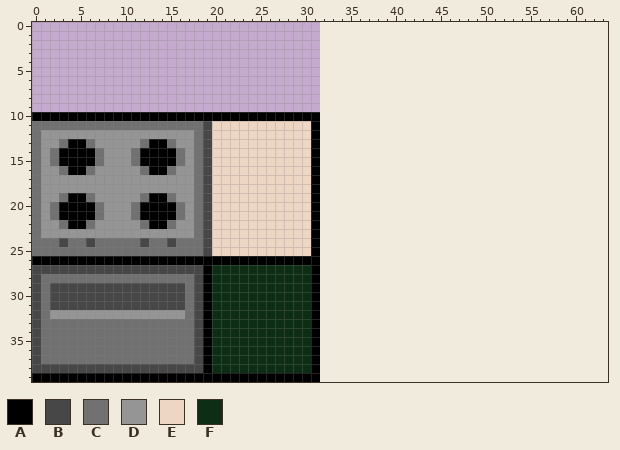
Pixel-art sprite, stored at assets/World/Home/Home_Kitchen_Appliances.png. That is the earlier state.
The file is 32x40 pixels. The old version is drawn lined up with the new one, on the new canvas.
Palette (. is transparent): A #000000  B #474747  C #717171  D #959595  E #eed6c5  F #0d2d14
Pixels before (only the part around the change), first column x 29:
 5 ...................................
 6 ...................................
 7 ...................................
 8 ...................................
 9 ...................................
10 AAA................................
11 EEA................................
12 EEA................................
13 EEA................................
14 EEA................................
15 EEA................................
16 EEA................................
17 EEA................................
18 EEA................................
19 EEA................................
20 EEA................................
21 EEA................................
22 EEA................................
23 EEA................................
24 EEA................................
25 EEA................................
26 AAA................................
27 FFA................................
28 FFA................................
29 FFA................................
30 FFA................................
31 FFA................................
32 FFA................................
33 FFA................................
34 FFA................................
35 FFA................................
36 FFA................................
37 FFA................................
38 FFA................................
39 AAA................................
The result:
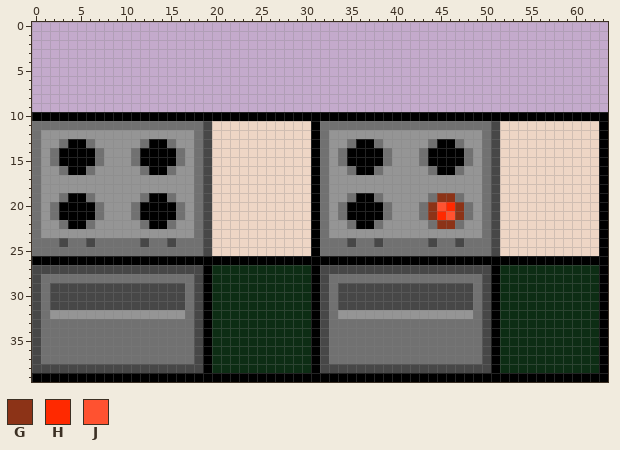
Colours new in this view: G #8c3317  H #ff2900  J #ff5230
Difference:
canvas 32x40 -> 64x40
y 10: x 32..63 ................................ -> AAAAAAAAAAAAAAAAAAAAAAAAAAAAAAAA
y 11: x 32..63 ................................ -> CCCCCCCCCCCCCCCCCCCBEEEEEEEEEEEA
y 12: x 32..63 ................................ -> CDDDDDDDDDDDDDDDDDCBEEEEEEEEEEEA
y 13: x 32..63 ................................ -> CDDCAACDDDDDCAACDDCBEEEEEEEEEEEA
y 14..15: x 32..63 ................................ -> CDCAAAACDDDCAAAACDCBEEEEEEEEEEEA
y 16: x 32..63 ................................ -> CDDCAACDDDDDCAACDDCBEEEEEEEEEEEA
y 17..18: x 32..63 ................................ -> CDDDDDDDDDDDDDDDDDCBEEEEEEEEEEEA
y 19: x 32..63 ................................ -> CDDCAACDDDDDCGGCDDCBEEEEEEEEEEEA
y 20: x 32..63 ................................ -> CDCAAAACDDDCGJHGCDCBEEEEEEEEEEEA
y 21: x 32..63 ................................ -> CDCAAAACDDDCGHJGCDCBEEEEEEEEEEEA
y 22: x 32..63 ................................ -> CDDCAACDDDDDCGGCDDCBEEEEEEEEEEEA
y 23: x 32..63 ................................ -> CDDDDDDDDDDDDDDDDDCBEEEEEEEEEEEA
y 24: x 32..63 ................................ -> CCCBCCBCCCCCBCCBCCCBEEEEEEEEEEEA
y 25: x 32..63 ................................ -> CCCCCCCCCCCCCCCCCCCBEEEEEEEEEEEA
y 26: x 32..63 ................................ -> AAAAAAAAAAAAAAAAAAAAAAAAAAAAAAAA
y 27: x 32..63 ................................ -> BBBBBBBBBBBBBBBBBBBAFFFFFFFFFFFA
y 28: x 32..63 ................................ -> BCCCCCCCCCCCCCCCCCBAFFFFFFFFFFFA
y 29..31: x 32..63 ................................ -> BCBBBBBBBBBBBBBBBCBAFFFFFFFFFFFA
y 32: x 32..63 ................................ -> BCDDDDDDDDDDDDDDDCBAFFFFFFFFFFFA
y 33..37: x 32..63 ................................ -> BCCCCCCCCCCCCCCCCCBAFFFFFFFFFFFA
y 38: x 32..63 ................................ -> BBBBBBBBBBBBBBBBBBBAFFFFFFFFFFFA
y 39: x 32..63 ................................ -> AAAAAAAAAAAAAAAAAAAAAAAAAAAAAAAA
Changed places in both pictures, as pixel boxes (x1, y1, x2, y2):
added: (320, 112, 608, 382)
